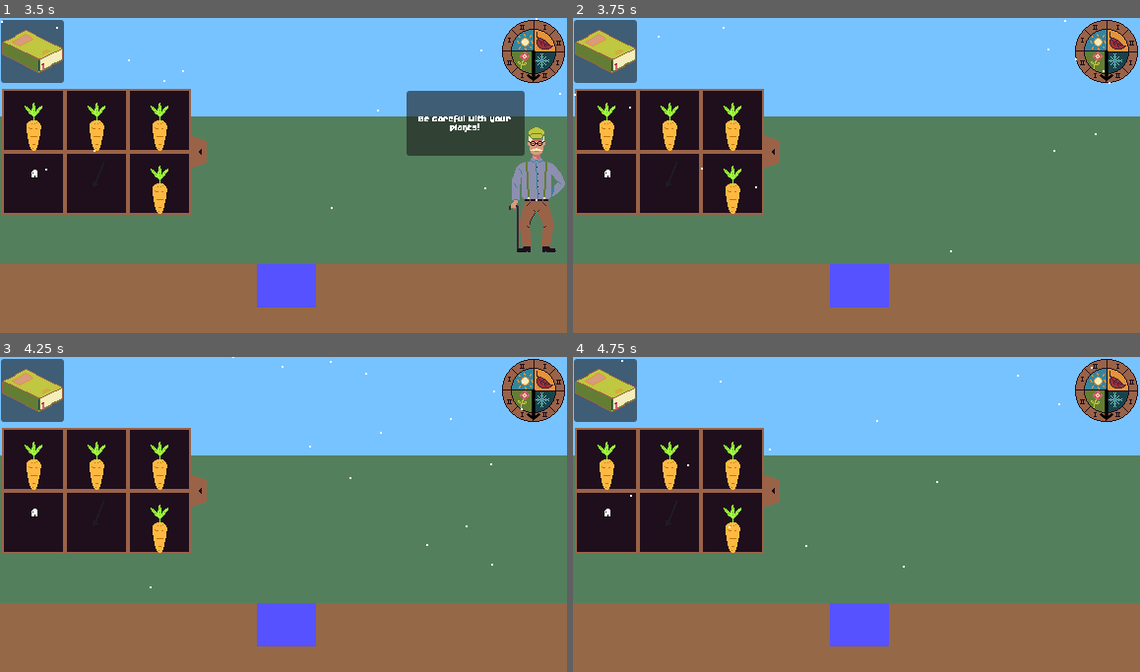
Above: before the commit, frames 1-4 (two rows, left to right).
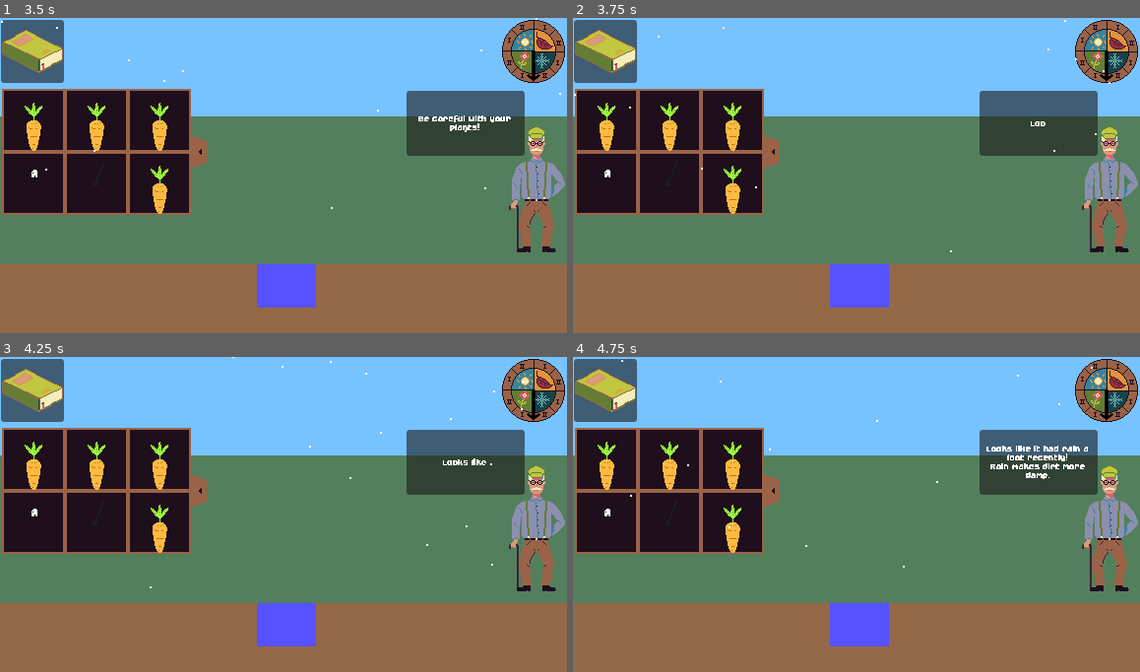
Above: after the commit, the same moments.

Repository: JustAlternate/Regenerative_Game_Jam
Game: Godot game, scene res://Scenes/menu.tscn
The game is run twice, just before and just after one commit, with the same random seed, the same clock (stepped at 60 frames per second) and the same inputs. The engine's default icon, where the game draws it, is replaced by a stand-in: a white triangle on a blue panel in a dark square.
Inputs (mouse positions are in pixels of both pictures, inside the frame that each line leads up to):
- Up to frame 1 (3.5 s): click "Play" at 0.5 s; click "Play" at 1.25 s; click (34, 270) at 2.02 s; click (17, 153) at 2.75 s
- Up to frame 2 (3.75 s): click (607, 121) at 3.5 s
- Up to frame 3 (4.25 s): no input
- Up to frame 4 (4.75 s): click (669, 460) at 4.25 s

Frame 1 is identical in both runs. In frame 2, 6.2% of the frame differs, in the area x 71-100%, y 23-75%; in frame 3, 6.2%; in frame 4, 6.2%.

Commit message:
grandpa works

Diff:
--- a/Scripts/dialogue_grand_pere.gd
+++ b/Scripts/dialogue_grand_pere.gd
@@ -4,30 +4,47 @@
 @export var hauteur_bulle_texte:int
 @export var text = "Grosse murge"
 @export var taille_police:int
-@export var time_betwen_carac:float = 5
+@export var time_betwen_carac:float = 0.05
+@export var time_betwen_dialogue:float = 5
 
-var number_of_time_since_last_carac:float = 0
+var time_counter:float = 0
 var dialogue_state:String = "off" # on = parle, off= ne parle pas, pending = attend un clic pour continuer le dialogue
+var dialogue_queue:Array = [] #liste des dialogues à dire(key du dico_dialogue)
+
 var dialogue_progress:int #nombre de caractères écrits
-var dialogue_subject:String = "none" #key du dico_dialogue
 var dialogue_section:int = 0
 var dico_dialogue = {
 	"rain": ["Looks like it had rain a loot recently!\nRain makes dirt more damp.", "Be careful with your plants!"]
 } # dico de liste de dilogue (un dialogue coupé dans une liste)
 
 
-func grandpa_come():
+func grandpa_come(): #a appeler seulement quand le grandpa parle
+	GlobalVariables.game_state = "grandpa"
 	visible = true
 
 func grandpa_leave():
+	GlobalVariables.game_state = "playing"
 	visible = false
-
 
 # Called when the node enters the scene tree for the first time.
 func _ready():
 	$Panel/Label.text = text
 	$Panel/Label
 	grandpa_talk("rain")
+	grandpa_talk("rain")
+
+
+func next_dialogue_if_needed():
+	print("len:", len(dialogue_queue))
+	if len(dialogue_queue) >= 1:
+		dialogue_state = "on"
+		$Panel/Label.text = ""
+		dialogue_progress = 0
+		dialogue_section = 0
+	else:
+		dialogue_state = "off"
+		grandpa_leave()
+
 
 func process_input():
 	if Input.is_action_just_pressed("left_click"):
@@ -36,23 +53,23 @@
 			$Panel/Label.text = ""
 			return
 		if dialogue_state == "pending_off":
-			dialogue_state = "off"
-			grandpa_leave()
+			next_dialogue_if_needed()
 			return
 		if dialogue_state == "on":
-			dialogue_progress = len(dico_dialogue[dialogue_subject][dialogue_section])
-			$Panel/Label.text = dico_dialogue[dialogue_subject][dialogue_section]
+			dialogue_progress = len(dico_dialogue[dialogue_queue[0]][dialogue_section])
+			$Panel/Label.text = dico_dialogue[dialogue_queue[0]][dialogue_section]
 			reset_dialogue_if_needed()
 			return
 
 
 func reset_dialogue_if_needed():
-	if dialogue_progress < len(dico_dialogue[dialogue_subject][dialogue_section]):
+	if dialogue_progress < len(dico_dialogue[dialogue_queue[0]][dialogue_section]):
 		return
 
 	dialogue_section += 1
-	if dialogue_section >= len(dico_dialogue[dialogue_subject]):
+	if dialogue_section >= len(dico_dialogue[dialogue_queue[0]]):
 		dialogue_state = "pending_off"
+		dialogue_queue.pop_front()
 		print("dialogue finished")
 	else:
 		dialogue_progress = 0
@@ -60,15 +77,13 @@
 
 
 func process_dialogue(delta):
-	if dialogue_state != "on":
-		return
-	number_of_time_since_last_carac += delta
-	if number_of_time_since_last_carac > time_betwen_carac:
-		$Panel/Label.text += dico_dialogue[dialogue_subject][dialogue_section][dialogue_progress]
-		dialogue_progress += 1
-		number_of_time_since_last_carac = 0
-		reset_dialogue_if_needed()
-
+	if dialogue_state == "on":
+		time_counter += delta
+		if time_counter > time_betwen_carac:
+			$Panel/Label.text += dico_dialogue[dialogue_queue[0]][dialogue_section][dialogue_progress]
+			dialogue_progress += 1
+			time_counter = 0
+			reset_dialogue_if_needed()
 
 
 # Called every frame. 'delta' is the elapsed time since the previous frame.
@@ -78,10 +93,12 @@
 
 
 func grandpa_talk(dialogue_name:String):
-	$Panel/Label.text = ""
-	grandpa_come()
-	dialogue_subject = dialogue_name
-	dialogue_state = "on"
-	dialogue_progress = 0
-	dialogue_section = 0
-	number_of_time_since_last_carac = 0
+
+	dialogue_queue.append(dialogue_name)
+	if len(dialogue_queue) == 1:
+		$Panel/Label.text = ""
+		grandpa_come()
+		dialogue_state = "on"
+		dialogue_progress = 0
+		dialogue_section = 0
+		time_counter = 0
--- a/Scripts/global_variables.gd
+++ b/Scripts/global_variables.gd
@@ -2,3 +2,4 @@
 
 var action_picked = "Graine"
 var seed_picked = "carrot"
+var game_state = "playing"
